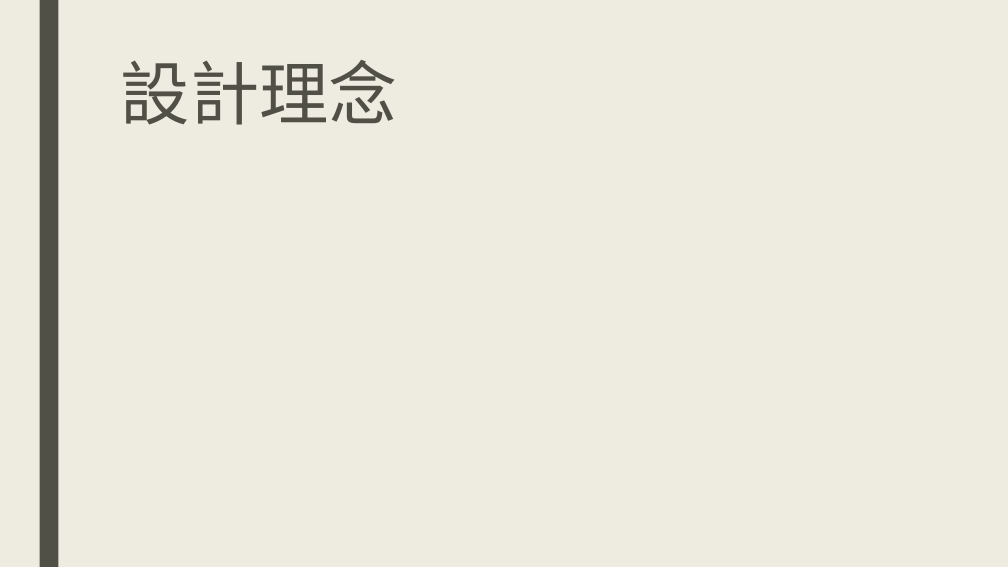
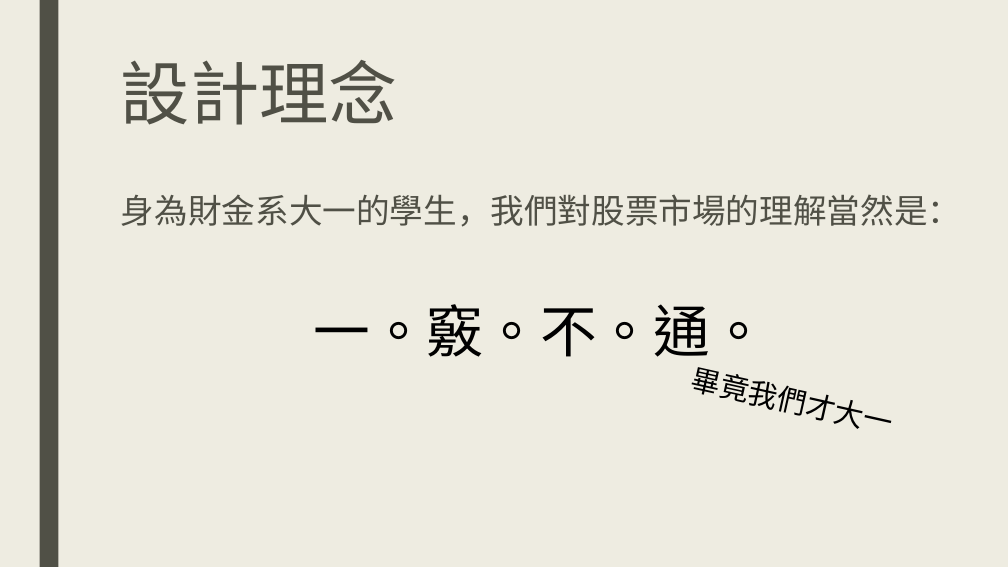
Before and after one commit to DanTsai0903/Stock-King-Project, a slide deck: slide 5 of 商管程式報告.pptx. Drawn at 1008x567 pixels with LibreOffice and Linux fonts; fonts in the diff are those of the drawing. Boxes give left, top, right and bottom in pixels: in the first picture for what was removed or moved away, otherwise in the second. Text is boxed around its words. In the diff, an @@ line names an element or a change of style, - is before the commit and + after.

```diff
--- a/商管程式報告.pptx
+++ b/商管程式報告.pptx
@@ text added at [121,194,961,227], 32 pt, text #505046 @@
+身為財金系大一的學生，我們對股票市場的理解當然是：
@@ text added at [313,304,767,357], 54 pt, text #000000 @@
+一。竅。不。通。
@@ text added at [690,367,890,429], 28 pt, text #000000 @@
+畢竟我們才大一
```
Also in this commit, not shown: 1 other slide changed, 5 slides added.
